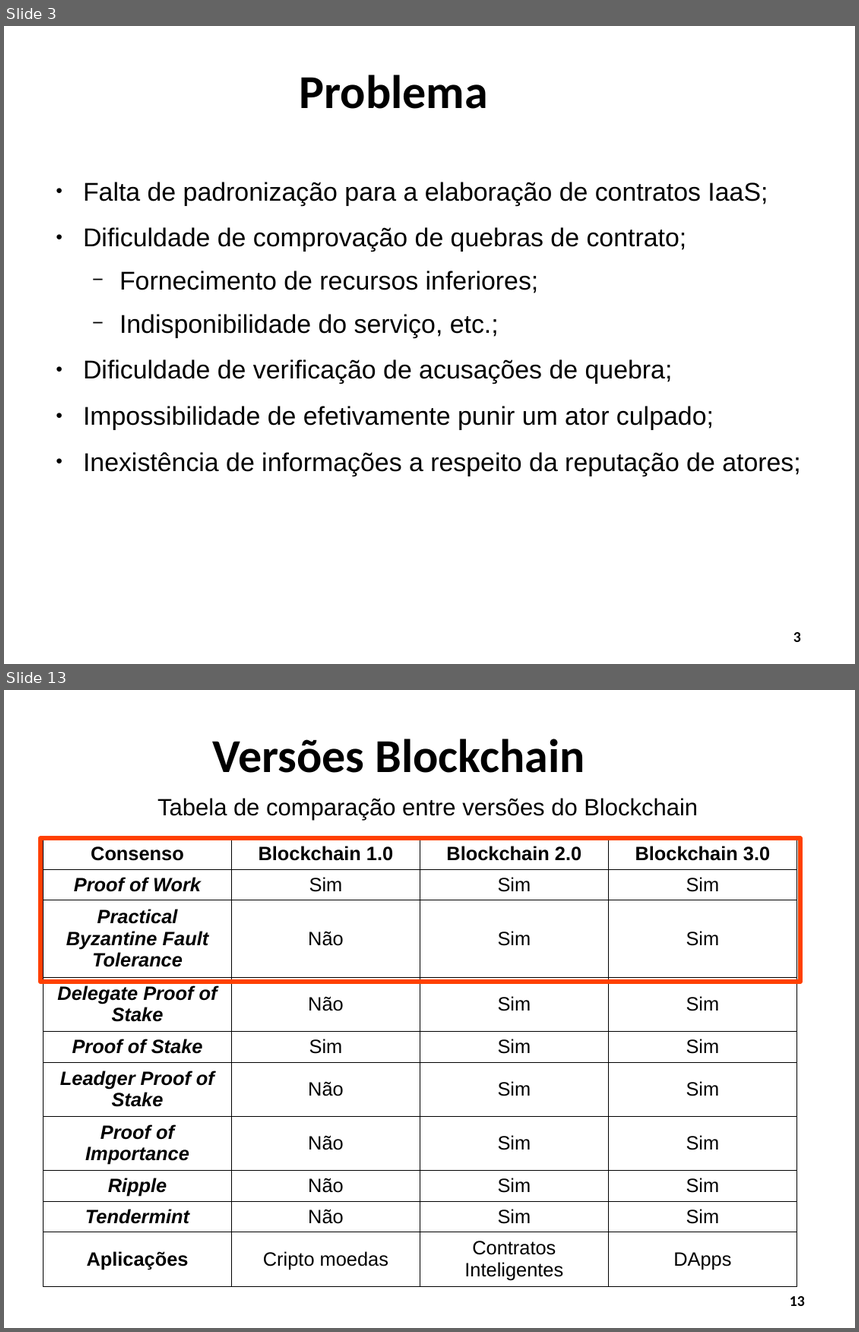
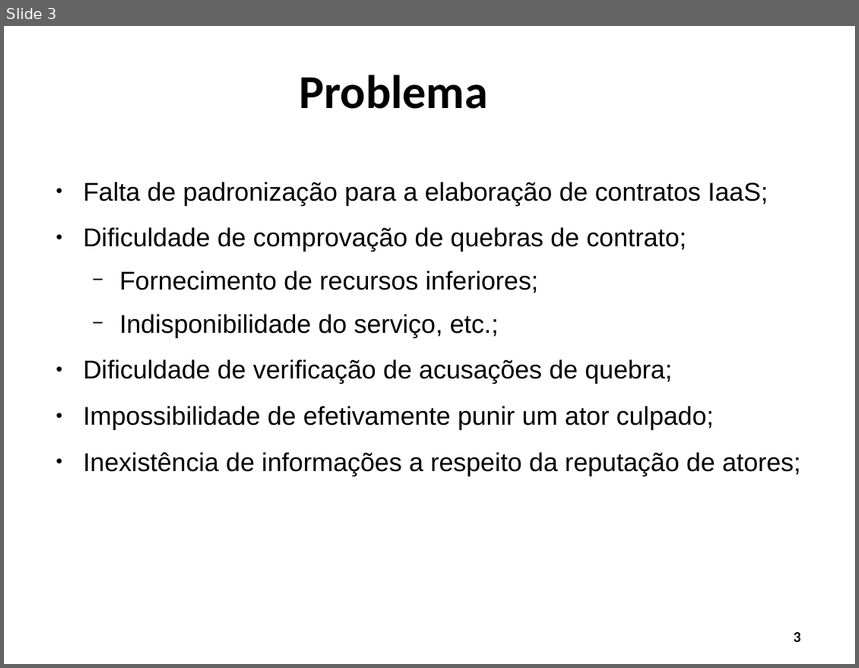
Before and after one commit to WiltonLoch/TCC, a slide deck: apresentacao_TCC_wilton.odp. Shown one above the other, each under a label of ours: slides 3 and 13 before the commit, slide 3 after it; the slides between them are not shown. The pictures are 859x1332 and 859x668 pixels, drawn with LibreOffice and Linux fonts; fonts in the diff are those of the drawing; background and template pictures are left out. Boxes give left, top, right and bottom in pixels: in the first picture for what was removed or moved away, otherwise in the second. Text is boxed around its words. In the diff, an @@ line names an element or a change of style, - is before the commit and + after.

```diff
--- a/apresentacao_TCC_wilton.odp
+++ b/apresentacao_TCC_wilton.odp
@@ slide 13 removed at (4, 690, 855, 1328), background #FFFFFF @@
@@ title removed at (212, 739, 585, 773) @@
-Versões Blockchain
@@ text removed at (158, 798, 698, 821) @@
-Tabela de comparação entre versões do Blockchain
@@ rectangle removed at (40, 838, 800, 982) @@
@@ table removed at (44, 838, 797, 1287), 10 rows, 4 columns @@
-Consenso | Blockchain 1.0 | Blockchain 2.0 | Blockchain 3.0
-Proof of Work | Sim | Sim | Sim
-Practical Byzantine Fault Tolerance | Não | Sim | Sim
-Delegate Proof of Stake | Não | Sim | Sim
-Proof of Stake | Sim | Sim | Sim
-Leadger Proof of Stake | Não | Sim | Sim
-Proof of Importance | Não | Sim | Sim
-Ripple | Não | Sim | Sim
-Tendermint | Não | Sim | Sim
-Aplicações | Cripto moedas | Contratos Inteligentes | DApps
@@ page number removed at (790, 1296, 805, 1306) @@
-13
```
Also in this commit, not shown: 7 slides changed, 2 slides added, 21 other slides removed, 1 other file.
